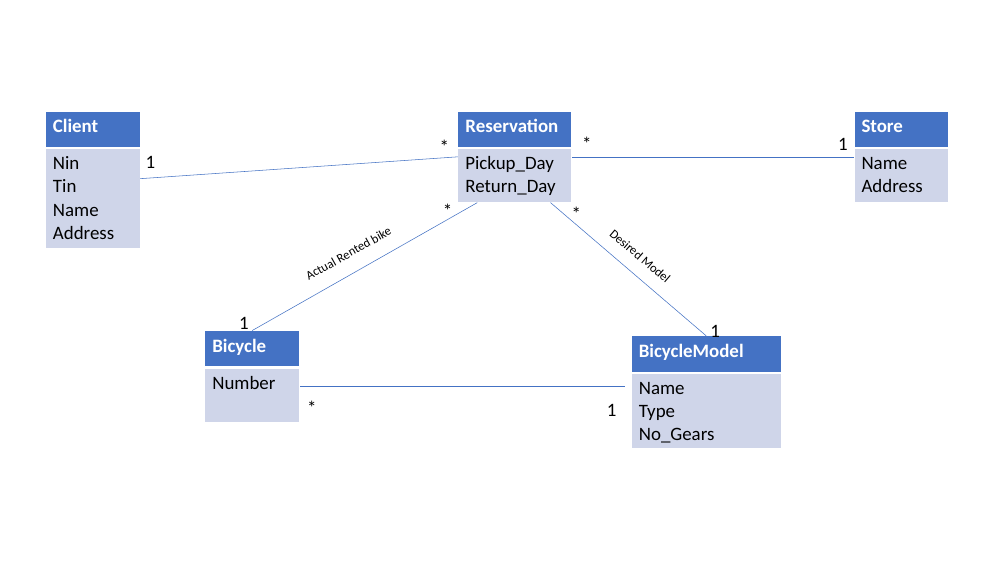
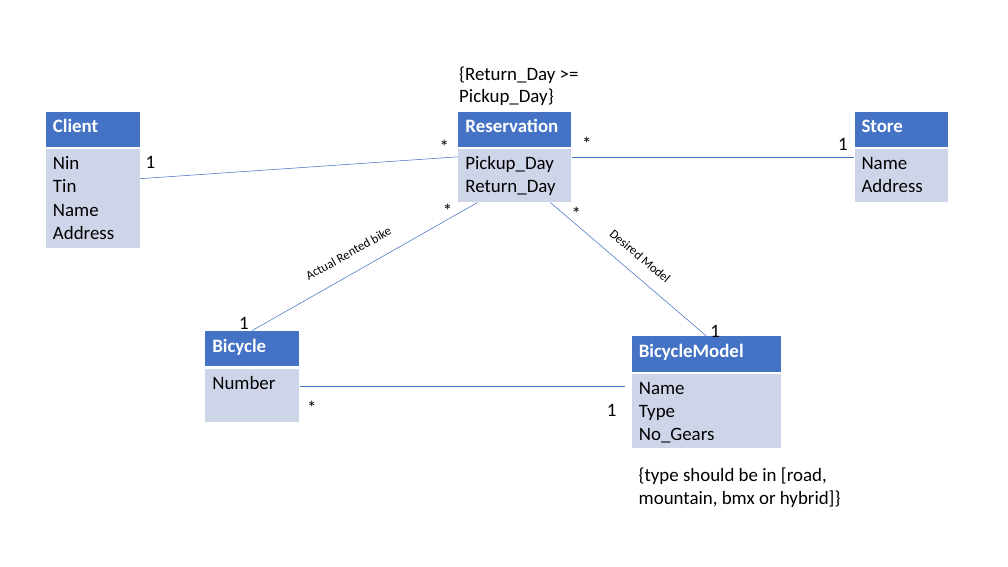
Before and after one commit to silvae86/silvae86.github.io, a slide deck: slide 13 of _pages/teaching/solutions/uml/class/UML_Solutions.pptx. Drawn at 1008x567 pixels with LibreOffice and Linux fonts; fonts in the diff are those of the drawing. Boxes give left, top, right and bottom in pixels: in the first picture for what was removed or moved away, otherwise in the second. Text is boxed around its words. In the diff, an @@ line names an element or a change of style, - is before the commit and + after.

```diff
--- a/_pages/teaching/solutions/uml/class/UML_Solutions.pptx
+++ b/_pages/teaching/solutions/uml/class/UML_Solutions.pptx
@@ text added at (459, 66, 555, 105), 18 pt, text #000000 @@
+{Return_Day >= Pickup_Day}
@@ text added at (639, 467, 841, 507), 18 pt, text #000000 @@
+{type should be in [road, mountain, bmx or hybrid]}
```
Also in this commit, not shown: 2 other slides changed, 1 other file.
